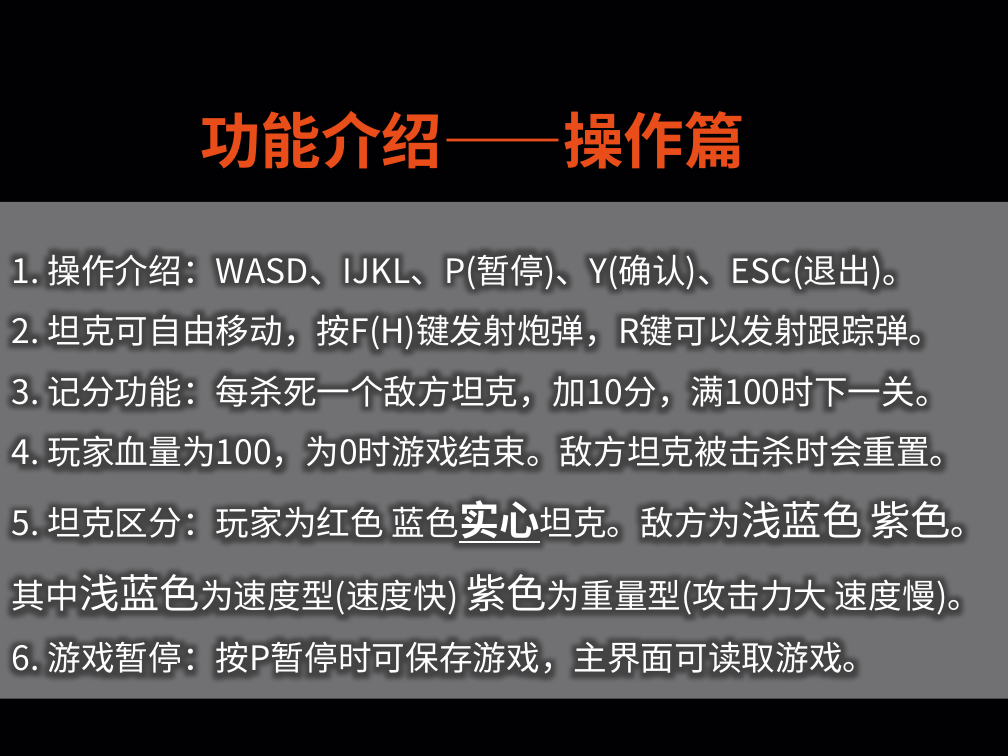
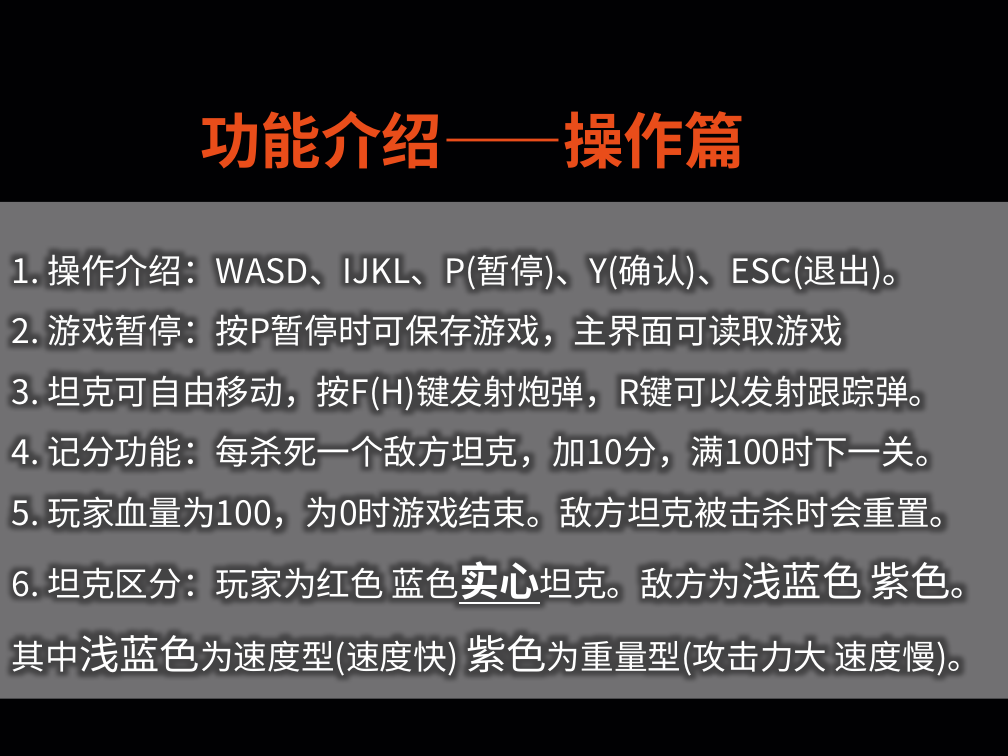
Before and after one commit to CO0kie-SH/2009_15PB_Tanker_CPP, a slide deck: slide 4 of 2009_15PB_Tanker_CPP.pptx. Drawn at 1008x756 pixels with LibreOffice and Linux fonts; fonts in the diff are those of the drawing. Boxes give left, top, right and bottom in pixels: in the first picture for what was removed or moved away, otherwise in the second. Text is boxed around its words. In the diff, an @@ line names an element or a change of style, - is before the commit and + after.

```diff
--- a/2009_15PB_Tanker_CPP.pptx
+++ b/2009_15PB_Tanker_CPP.pptx
@@ text in rectangle at <box>12,315,985,604</box>: text changed @@
-2. 坦克可自由移动，按F(H)键发射炮弹，R键可以发射跟踪弹。
-3. 记分功能：每杀死一个敌方坦克，加10分，满100时下一关。
-4. 玩家血量为100，为0时游戏结束。敌方坦克被击杀时会重置。
-5. 坦克区分：玩家为红色 蓝色实心坦克。敌方为浅蓝色 紫色。
+2. 游戏暂停：按P暂停时可保存游戏，主界面可读取游戏
+3. 坦克可自由移动，按F(H)键发射炮弹，R键可以发射跟踪弹。
+4. 记分功能：每杀死一个敌方坦克，加10分，满100时下一关。
+5. 玩家血量为100，为0时游戏结束。敌方坦克被击杀时会重置。
+6. 坦克区分：玩家为红色 蓝色实心坦克。敌方为浅蓝色 紫色。
@@ text in rectangle at <box>12,642,876,674</box>: paragraph removed @@
-6. 游戏暂停：按P暂停时可保存游戏，主界面可读取游戏。
```
Also in this commit, not shown: 2 other slides changed, 3 other files.
